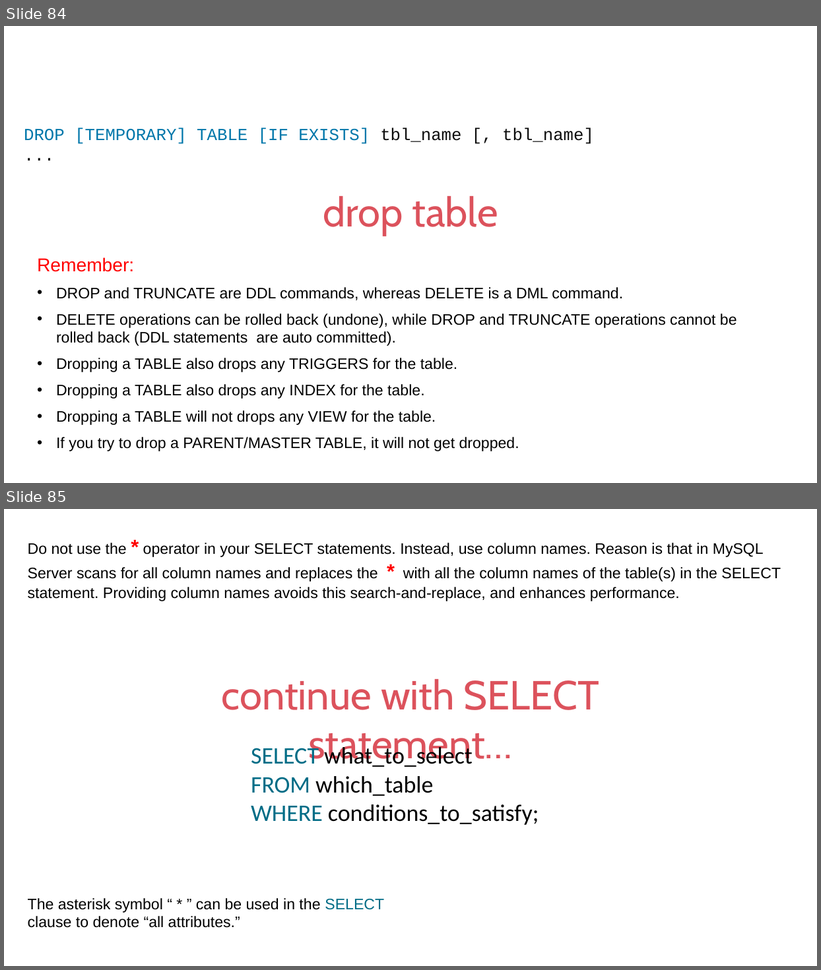
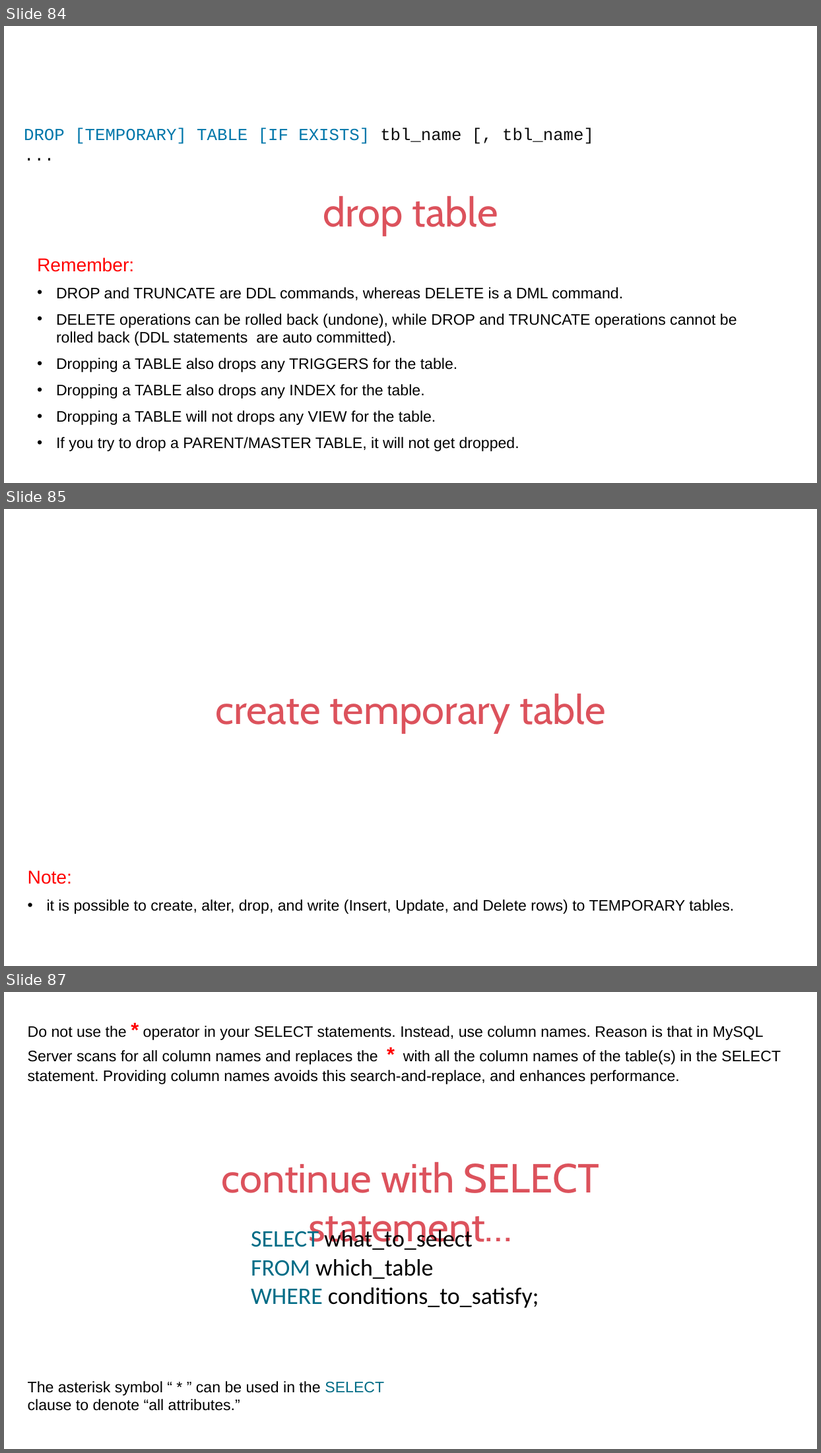
Before and after one commit to prashantbandgar/DBT_notes, a slide deck: IET MySQL PPT Ver9.pptx. Shown one above the other, each under a label of ours: slides 84 and 85 before the commit, slides 84, 85 and 87 after it; the slides between them are not shown. The pictures are 821x970 and 821x1453 pixels, drawn with LibreOffice and Linux fonts; fonts in the diff are those of the drawing. Boxes give left, top, right and bottom in pixels: in the first picture for what was removed or moved away, otherwise in the second. Text is boxed around its words. In the diff, an @@ line names an element or a change of style, - is before the commit and + after.

```diff
--- a/IET MySQL PPT Ver9.pptx
+++ b/IET MySQL PPT Ver9.pptx
@@ slide 85 added at [4,509,817,966], background #FFFFFF @@
@@ text added at [215,694,605,733], 48 pt, text #DC525C @@
+create temporary table
@@ text added at [28,871,734,914], 18 pt, text #000000 @@
+Note:
+• it is possible to create, alter, drop, and write (Insert, Update, and Delete rows) to TEMPORARY tables.
@@ what was slide 85 is now slide 87 @@
```
Also in this commit, not shown: 4 slides changed, 83 other slides added.
